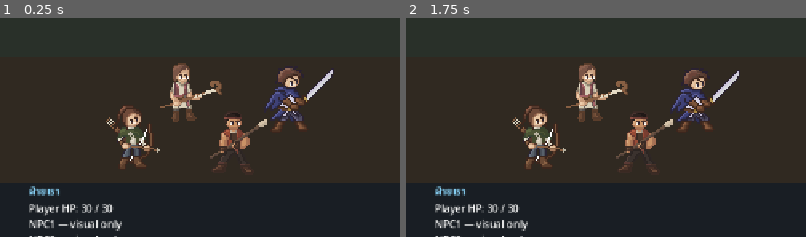
Above: before the commit, frames 1-2 (left to right).
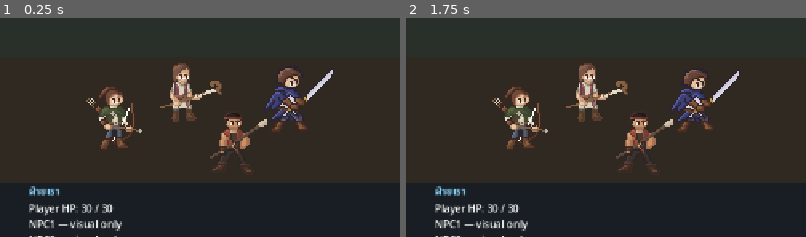
Above: after the commit, the same moments.

Repository: shanwinder/wanderer
Game: Godot game, scene res://scenes/combat/combat_prototype.tscn
Same seed, same stepped clock (60 frames per second), same inputs: the game is played once before the commit and once after it.
Inputs:
- Up to frame 1 (0.25 s): no input
- Up to frame 2 (1.75 s): tap Enter at 1.25 s
The pictures show only the part of the screen within x 0-50%, y 37-87%; the shares and areas given below are measured in that part.

The runs differ from the first frame. In frame 1, 2.3% of the frame differs, in the area x 21-40%, y 31-69%; in frame 2, 2.3%.

Commit message:
Update combat_prototype.tscn

Diff:
--- a/scenes/combat/combat_prototype.tscn
+++ b/scenes/combat/combat_prototype.tscn
@@ -65,11 +65,17 @@
 color = Color(0.19, 0.16, 0.13, 1)
 
 [node name="Battlefield" type="Node2D" parent="." unique_id=202512223]
-
-[node name="Npc1" type="Sprite2D" parent="Battlefield" unique_id=1421812779]
-texture_filter = 1
-position = Vector2(212.00002, 470)
-scale = Vector2(2.5, 2.5)
+y_sort_enabled = true
+
+[node name="Npc1Root" type="Node2D" parent="Battlefield" unique_id=167162357]
+y_sort_enabled = true
+position = Vector2(183.00002, 491)
+scale = Vector2(2.5, 2.5)
+
+[node name="Npc1" type="Sprite2D" parent="Battlefield/Npc1Root" unique_id=1421812779]
+texture_filter = 1
+position = Vector2(0, -21)
+scale = Vector2(0.9999998, 0.9999998)
 texture = ExtResource("4_npc1")
 
 [node name="Player" type="AnimatedSprite2D" parent="Battlefield" unique_id=141029305]
